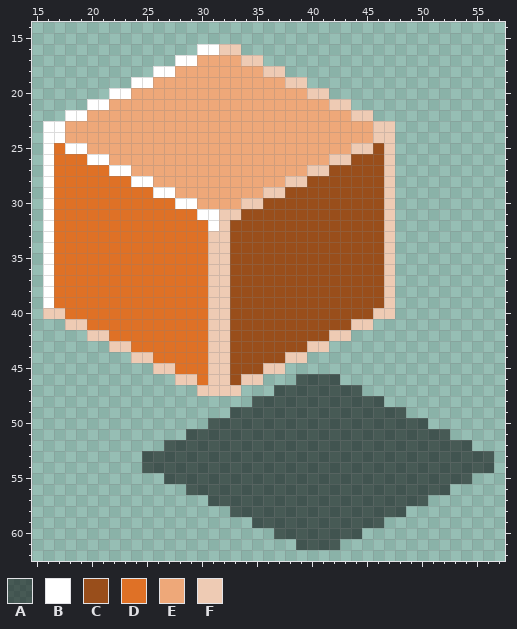
File history of a pixel-art file, assets/cube.aseprite. The picture above was drawn from the file before the commit.
64x64 pixels, 1 frame. Shown: x 15..57, y 14..62.
Palette (. is transparent): A #00000086  B #ffffff  C #994e1b  D #df7126  E #eea879  F #eecbb4
Pixels before, first column x 16:
16 ..............BBFF.......................
17 ............BBEEEEFF.....................
18 ..........BBEEEEEEEEFF...................
19 ........BBEEEEEEEEEEEEFF.................
20 ......BBEEEEEEEEEEEEEEEEFF...............
21 ....BBEEEEEEEEEEEEEEEEEEEEFF.............
22 ..BBEEEEEEEEEEEEEEEEEEEEEEEEFF...........
23 BBEEEEEEEEEEEEEEEEEEEEEEEEEEEEFF.........
24 BBEEEEEEEEEEEEEEEEEEEEEEEEEEEEFF.........
25 BDBBEEEEEEEEEEEEEEEEEEEEEEEEFFCF.........
26 BDDDBBEEEEEEEEEEEEEEEEEEEEFFCCCF.........
27 BDDDDDBBEEEEEEEEEEEEEEEEFFCCCCCF.........
28 BDDDDDDDBBEEEEEEEEEEEEFFCCCCCCCF.........
29 BDDDDDDDDDBBEEEEEEEEFFCCCCCCCCCF.........
30 BDDDDDDDDDDDBBEEEEFFCCCCCCCCCCCF.........
31 BDDDDDDDDDDDDDBBFFCCCCCCCCCCCCCF.........
32 BDDDDDDDDDDDDDDBFCCCCCCCCCCCCCCF.........
33 BDDDDDDDDDDDDDDFFCCCCCCCCCCCCCCF.........
34 BDDDDDDDDDDDDDDFFCCCCCCCCCCCCCCF.........
35 BDDDDDDDDDDDDDDFFCCCCCCCCCCCCCCF.........
36 BDDDDDDDDDDDDDDFFCCCCCCCCCCCCCCF.........
37 BDDDDDDDDDDDDDDFFCCCCCCCCCCCCCCF.........
38 BDDDDDDDDDDDDDDFFCCCCCCCCCCCCCCF.........
39 BDDDDDDDDDDDDDDFFCCCCCCCCCCCCCCF.........
40 FFDDDDDDDDDDDDDFFCCCCCCCCCCCCCFF.........
41 ..FFDDDDDDDDDDDFFCCCCCCCCCCCFF...........
42 ....FFDDDDDDDDDFFCCCCCCCCCFF.............
43 ......FFDDDDDDDFFCCCCCCCFF...............
44 ........FFDDDDDFFCCCCCFF.................
45 ..........FFDDDFFCCCFF...................
46 ............FFDFFCFF...AAAA..............
47 ..............FFFF...AAAAAAAA............
48 ...................AAAAAAAAAAAA..........
49 .................AAAAAAAAAAAAAAAA........
50 ...............AAAAAAAAAAAAAAAAAAAA......
51 .............AAAAAAAAAAAAAAAAAAAAAAAA....
52 ...........AAAAAAAAAAAAAAAAAAAAAAAAAAAA..
53 .........AAAAAAAAAAAAAAAAAAAAAAAAAAAAAAAA
54 .........AAAAAAAAAAAAAAAAAAAAAAAAAAAAAAAA
55 ...........AAAAAAAAAAAAAAAAAAAAAAAAAAAA..
56 .............AAAAAAAAAAAAAAAAAAAAAAAA....
57 ...............AAAAAAAAAAAAAAAAAAAA......
58 .................AAAAAAAAAAAAAAAA........
59 ...................AAAAAAAAAAAA..........
60 .....................AAAAAAAA............
61 .......................AAAA..............
New version:
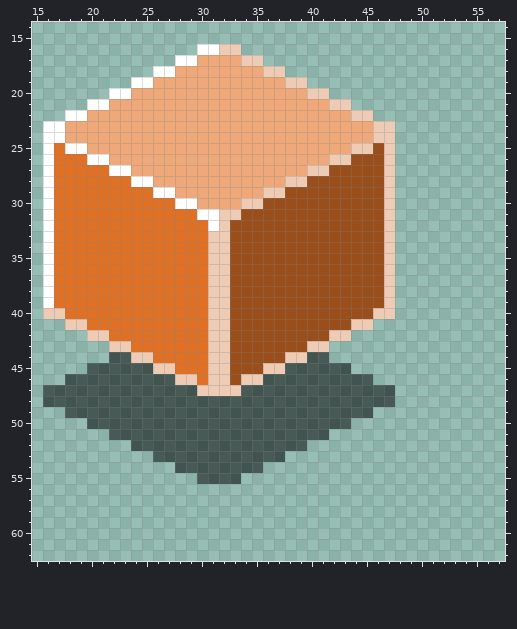
Change:
{"where": "layer \"Layer 1\""}
{"y":44,"x":22,"old":"..","new":"AA"}
{"y":44,"x":40,"old":"..","new":"AA"}
{"y":45,"x":20,"old":"......","new":"AAAAAA"}
{"y":45,"x":38,"old":"......","new":"AAAAAA"}
{"y":46,"x":18,"old":"..........","new":"AAAAAAAAAA"}
{"y":46,"x":36,"old":"...","new":"AAA"}
{"y":46,"x":43,"old":"...","new":"AAA"}
{"y":47,"x":16,"old":"..............","new":"AAAAAAAAAAAAAA"}
{"y":47,"x":34,"old":"...","new":"AAA"}
{"y":47,"x":45,"old":"...","new":"AAA"}
{"y":48,"x":16,"old":"...................","new":"AAAAAAAAAAAAAAAAAAA"}
{"y":48,"x":47,"old":".","new":"A"}
{"y":49,"x":18,"old":"...............","new":"AAAAAAAAAAAAAAA"}
{"y":49,"x":46,"old":"AAA","new":"..."}
{"y":50,"x":20,"old":"...........","new":"AAAAAAAAAAA"}
{"y":50,"x":44,"old":"AAAAAAA","new":"......."}
{"y":51,"x":22,"old":".......","new":"AAAAAAA"}
{"y":51,"x":42,"old":"AAAAAAAAAAA","new":"..........."}
{"y":52,"x":24,"old":"...","new":"AAA"}
{"y":52,"x":40,"old":"AAAAAAAAAAAAAAA","new":"..............."}
{"y":53,"x":25,"old":"A","new":"."}
{"y":53,"x":38,"old":"AAAAAAAAAAAAAAAAAAA","new":"..................."}
{"y":54,"x":25,"old":"AAA","new":"..."}
{"y":54,"x":36,"old":"AAAAAAAAAAAAAAAAAAAAA","new":"....................."}
{"y":55,"x":27,"old":"AAA","new":"..."}
{"y":55,"x":34,"old":"AAAAAAAAAAAAAAAAAAAAA","new":"....................."}
{"y":56,"x":29,"old":"AAAAAAAAAAAAAAAAAAAAAAAA","new":"........................"}
{"y":57,"x":31,"old":"AAAAAAAAAAAAAAAAAAAA","new":"...................."}
{"y":58,"x":33,"old":"AAAAAAAAAAAAAAAA","new":"................"}
{"y":59,"x":35,"old":"AAAAAAAAAAAA","new":"............"}
{"y":60,"x":37,"old":"AAAAAAAA","new":"........"}
{"y":61,"x":39,"old":"AAAA","new":"...."}
{"label":"changed","picture_box":[43,352,494,550]}
